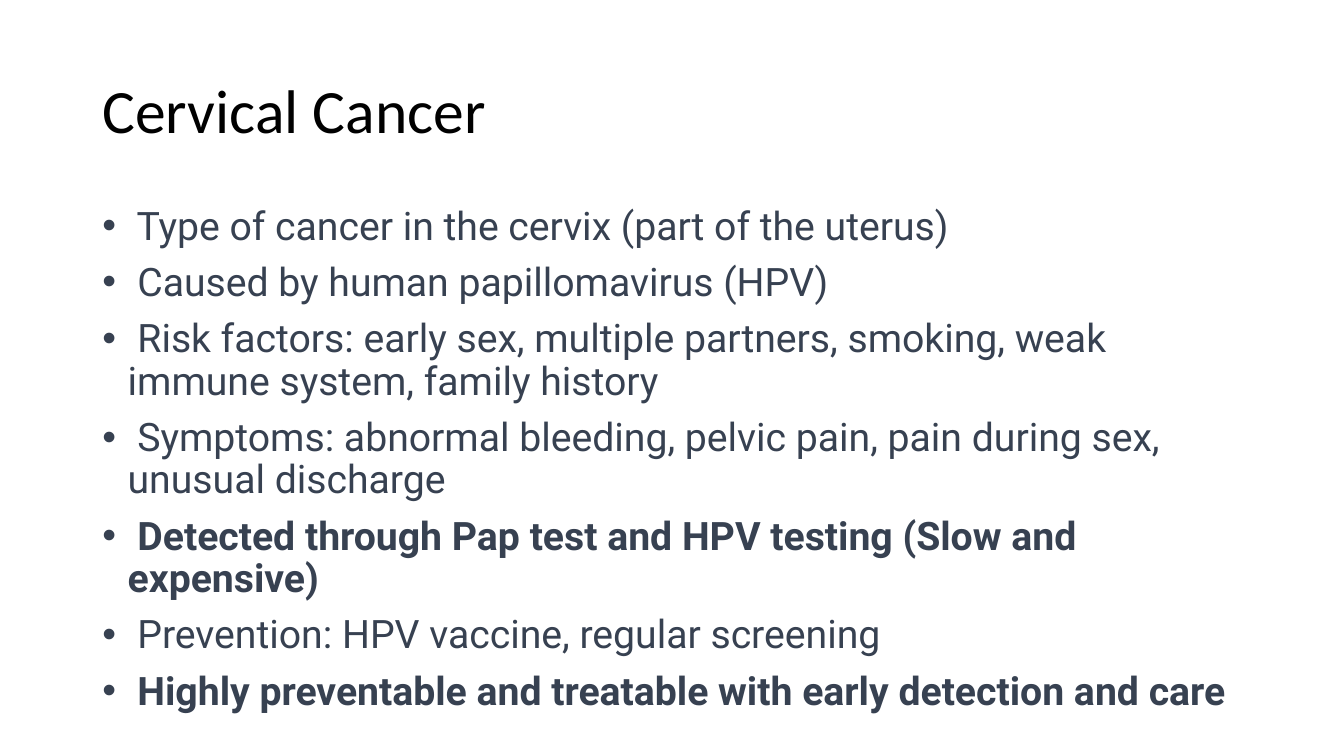
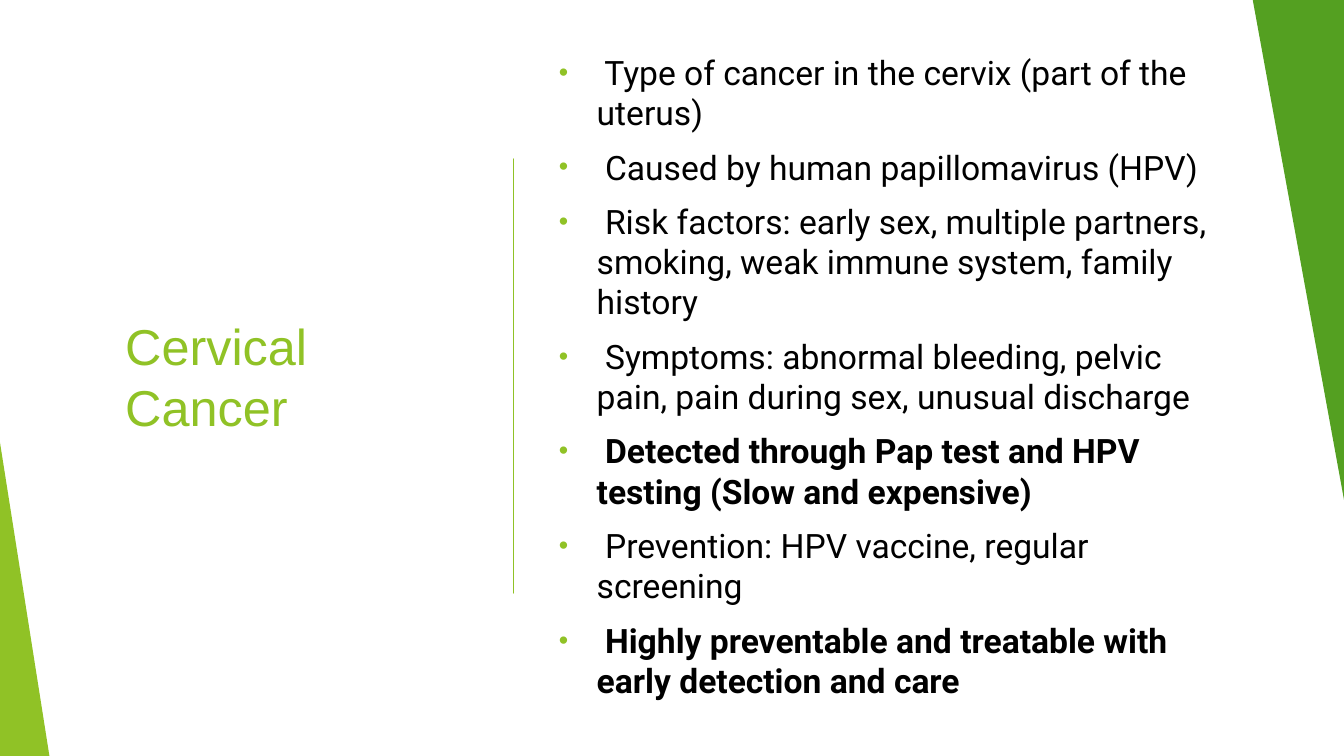
Before and after one commit to nhatthuan97/Qualifying_Final, a slide deck: slide 2 of Presentation.pptx. Drawn at 1344x756 pixels with LibreOffice and Linux fonts; fonts in the diff are those of the drawing. Boxes give left, top, right and bottom in pixels: in the first picture for what was removed or moved away, otherwise in the second. Text is boxed around its words. In the diff, an @@ line names an element or a change of style, - is before the commit and + after.

```diff
--- a/Presentation.pptx
+++ b/Presentation.pptx
@@ rectangle added at bbox=[0, 0, 1344, 756], fill #FFFFFF @@
@@ triangle added at bbox=[1253, 0, 1344, 509], fill #54A021 @@
@@ text "Type of cancer in the ...": place and size @@
-text "Type of cancer in the ..." at bbox=[128, 209, 1226, 714]
+text "Type of cancer in the ..." at bbox=[597, 58, 1206, 700]
@@ text "Type of cancer in the ..." at bbox=[597, 58, 1206, 700]: size 28 to 24 pt, text colour #374151 to #000000; indent changed; line spacing 0.9 to 1; vertical alignment top to middle @@
@@ title "Cervical Cancer": place and size @@
-title "Cervical Cancer" at bbox=[102, 90, 486, 134]
+title "Cervical Cancer" at bbox=[125, 328, 307, 427]
@@ title "Cervical Cancer" at bbox=[125, 328, 307, 427]: size 44 to 36 pt, font Calibri to Arial, text colour #000000 to #90C226; line spacing 0.9 to 1 @@
@@ line added from (513, 159) to (513, 593), #90C226 1 pt @@
@@ group added at bbox=[0, 0, 1344, 756]: 5 freeform shapes, 3 triangles, 2 lines @@
@@ triangle added at bbox=[0, 443, 49, 756], fill #90C226 @@
```
Also in this commit, not shown: 42 other slides changed, 1 slide added.
